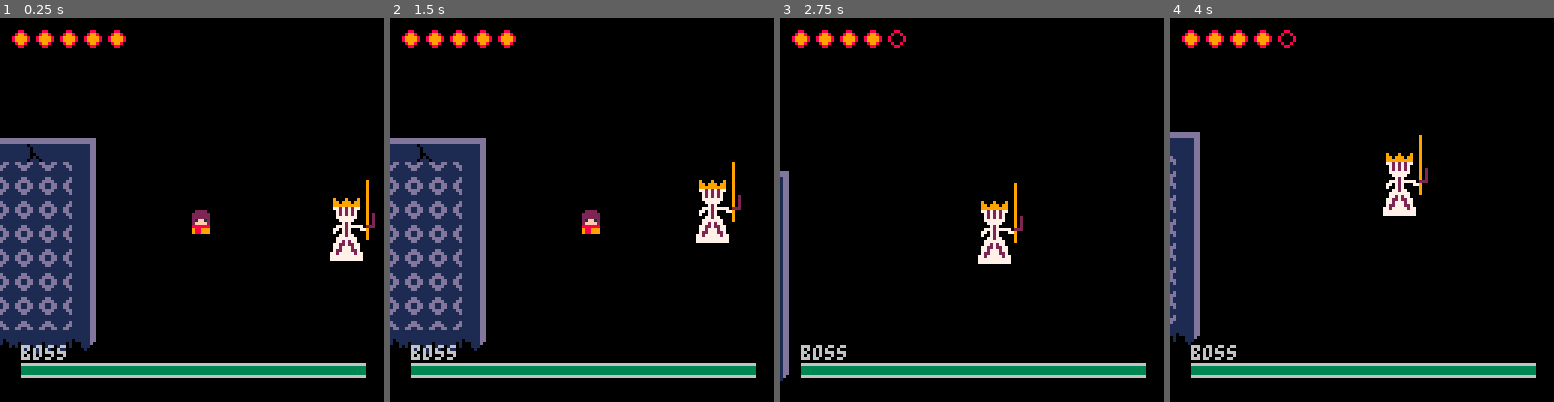
Above: before the commit, frames 1-4 (left to right).
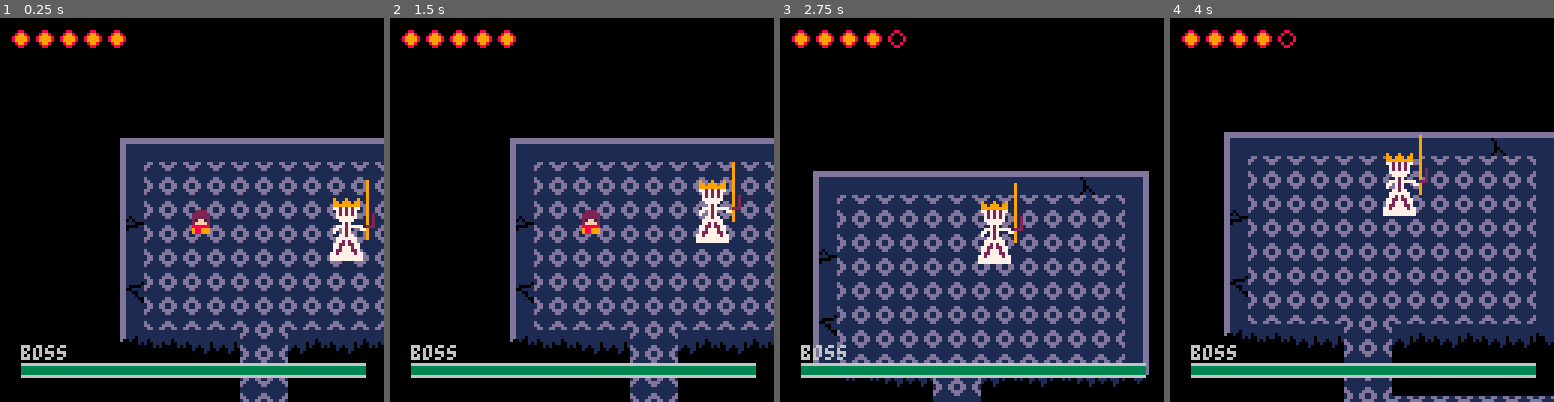
Above: after the commit, the same moments.

Repository: bombadil444/pico-realms
Game: PICO-8 cartridge realms.p8
Same seed, same stepped clock (60 frames per second), same inputs: the game is played once before the commit and once after it.
Inputs:
- Up to frame 1 (0.25 s): no input
- Up to frame 2 (1.5 s): tap X (X key) at 0.33, 1.07 s
- Up to frame 3 (2.75 s): hold Right 1.6-2.1 s; tap X (X key) at 1.85 s; hold Up 2.15-2.42 s; hold Right from 2.47 s (still down)
- Up to frame 4 (4 s): tap X (X key) at 2.97 s; release Right at 3.03 s; hold Left 3.08-3.58 s; hold Down 3.63-3.97 s

The runs differ from the first frame. In frame 1, 50% of the frame differs, in the area x 0-100%, y 31-100%; in frame 2, 50%; in frame 3, 45%; in frame 4, 52%, in the area x 0-100%, y 29-100%.

Commit message:
added hub area and 3 new boss rooms

Diff:
--- a/realms.p8
+++ b/realms.p8
@@ -590,226 +590,45 @@
 
 
 
-…(57 lines of a section not shown)…
 __gff__
-0000000101010101010000000000000000000000010101010100000000000000000000000000010000000000000000000000000000000202000000000000000000000000000000000000000000000000000000000000000000000000000000000000000000000000000000000000000000000000000000000000000000000000
+0100010101010101010000000000000000000100010101010100000000000000000000000000010000000000000000010000000000010202010101010101010100000000000000000000000000000000000000000000000000000000000000000000000000000000000000000000000000000000000000000000000000000000
 0000000000000000000000000000000000000000000000000000000000000000000000000000000000000000000000000000000000000000000000000000000000000000000000000000000000000000000000000000000000000000000000000000000000000000000000000000000000000000000000000000000000000000
 __map__
-0000000000000000000000000000000000000000000000000000000000000000000000000000000000000000000000000000000000000000000000000000000000000000000000000000000000000000000000000000000000000000000000000000000000000000000000000000000000000000000000000000000000000000
-0000000000000000000000000000000000000000000000000000000000000000000000000000000000000000000000000000000000000000000000000000000000000000000000000000000000000000000000000000000000000000000000000000000000000000000000000000000000000000000000000000000000000000
-1111111111000000000000000000000000000000000000000000000000000000000000000000000000000000000000000000000000000000000000000000000000000000000000000000000000000000000000000000000000000000000000000000000000000000000000000000000000000000000000000000000000000000
-0000000000000000000000000000000000000000000000000000000000000000000000000000000000000000000000000000000000000000000000000000000000000000000000000000000000000000000000000000000000000000000000000000000000000000000000000000000000000000000000000000000000000000
-0008030303030303030303031503050000000000000000000000000000000000000000000000000000000000000000000000000000000000000000000000000000000000000000000000000000000000000000000000000000000000000000000000000000000000000000000000000000000000000000000000000000000000
-0007010101010101010101010101040000000000000000000000000000000000000000000000000000000000000000000000000000000000000000000000000000000000000000000000000000000000000000000000000000000000000000000000000000000000000000000000000000000000000000000000000000000000
-0007010101010101010101010101040000000000000000000000000000000000000000000000000000000000000000000000000000000000000000000000000000000000000000000000000000000000000000000000000000000000000000000000000000000000000000000000000000000000000000000000000000000000
-0017010101010101010101010101040000000000000000000000000000000000000000000000000000000000000000000000000000000000000000000000000000000000000000000000000000000000000000000000000000000000000000000000000000000000000000000000000000000000000000000000000000000000
-0007010101010101010101010101040000000000000000000000000000000000000000000000000000000000000000000000000000000000000000000000000000000000000000000000000000000000000000000000000000000000000000000000000000000000000000000000000000000000000000000000000000000000
-0007010101010101010101010101040000000000000000000000000000000000000000000000000000000000000000000000000000000000000000000000000000000000000000000000000000000000000000000000000000000000000000000000000000000000000000000000000000000000000000000000000000000000
-0018010101010101010101010101040000000000000000000000000000000000000000000000000000000000000000000000000000000000000000000000000000000000000000000000000000000000000000000000000000000000000000000000000000000000000000000000000000000000000000000000000000000000
-0007010101010101010101010101040000000000000000000000000000000000000000000000000000000000000000000000000000000000000000000000000000000000000000000000000000000000000000000000000000000000000000000000000000000000000000000000000000000000000000000000000000000000
-0014161606061616061606160606130000000000000000000000000000000000000000000000000000000000000000000000000000000000000000000000000000000000000000000000000000000000000000000000000000000000000000000000000000000000000000000000000000000000000000000000000000000000
-0000000000000000000000000000000000000000000000000000000000000000000000000000000000000000000000000000000000000000000000000000000000000000000000000000000000000000000000000000000000000000000000000000000000000000000000000000000000000000000000000000000000000000
-0000000000000000000000000000000000000000000000000000000000000000000000000000000000000000000000000000000000000000000000000000000000000000000000000000000000000000000000000000000000000000000000000000000000000000000000000000000000000000000000000000000000000000
-0000000000000000000000000000000000000000000000000000000000000000000000000000000000000000000000000000000000000000000000000000000000000000000000000000000000000000000000000000000000000000000000000000000000000000000000000000000000000000000000000000000000000000
-0000000000000000000000000000000000000000000000000000000000000000000000000000000000000000000000000000000000000000000000000000000000000000000000000000000000000000000000000000000000000000000000000000000000000000000000000000000000000000000000000000000000000000
-0000000000000000000000000000000000000000000000000000000000000000000000000000000000000000000000000000000000000000000000000000000000000000000000000000000000000000000000000000000000000000000000000000000000000000000000000000000000000000000000000000000000000000
-0000000000000000000000000000000000000000000000000000000000000000000000000000000000000000000000000000000000000000000000000000000000000000000000000000000000000000000000000000000000000000000000000000000000000000000000000000000000000000000000000000000000000000
-0000000000000000000000000000000000000000000000000000000000000000000000000000000000000000000000000000000000000000000000000000000000000000000000000000000000000000000000000000000000000000000000000000000000000000000000000000000000000000000000000000000000000000
-0000000000000000000000000000000000000000000000000000000000000000000000000000000000000000000000000000000000000000000000000000000000000000000000000000000000000000000000000000000000000000000000000000000000000000000000000000000000000000000000000000000000000000
-0000000000000000000000000000000000000000000000000000000000000000000000000000000000000000000000000000000000000000000000000000000000000000000000000000000000000000000000000000000000000000000000000000000000000000000000000000000000000000000000000000000000000000
-0000000000000000000000000000000000000000000000000000000000000000000000000000000000000000000000000000000000000000000000000000000000000000000000000000000000000000000000000000000000000000000000000000000000000000000000000000000000000000000000000000000000000000
-0000000000000000000000000000000000000000000000000000000000000000000000000000000000000000000000000000000000000000000000000000000000000000000000000000000000000000000000000000000000000000000000000000000000000000000000000000000000000000000000000000000000000000
-0000000000000000000000000000000000000000000000000000000000000000000000000000000000000000000000000000000000000000000000000000000000000000000000000000000000000000000000000000000000000000000000000000000000000000000000000000000000000000000000000000000000000000
-0000000000000000000000000000000000000000000000000000000000000000000000000000000000000000000000000000000000000000000000000000000000000000000000000000000000000000000000000000000000000000000000000000000000000000000000000000000000000000000000000000000000000000
-0000000000000000000000000000000000000000000000000000000000000000000000000000000000000000000000000000000000000000000000000000000000000000000000000000000000000000000000000000000000000000000000000000000000000000000000000000000000000000000000000000000000000000
-0000000000000000000000000000000000000000000000000000000000000000000000000000000000000000000000000000000000000000000000000000000000000000000000000000000000000000000000000000000000000000000000000000000000000000000000000000000000000000000000000000000000000000
-0000000000000000000000000000000000000000000000000000000000000000000000000000000000000000000000000000000000000000000000000000000000000000000000000000000000000000000000000000000000000000000000000000000000000000000000000000000000000000000000000000000000000000
-0000000000000000000000000000000000000000000000000000000000000000000000000000000000000000000000000000000000000000000000000000000000000000000000000000000000000000000000000000000000000000000000000000000000000000000000000000000000000000000000000000000000000000
-0000000000000000000000000000000000000000000000000000000000000000000000000000000000000000000000000000000000000000000000000000000000000000000000000000000000000000000000000000000000000000000000000000000000000000000000000000000000000000000000000000000000000000
-0000000000000000000000000000000000000000000000000000000000000000000000000000000000000000000000000000000000000000000000000000000000000000000000000000000000000000000000000000000000000000000000000000000000000000000000000000000000000000000000000000000000000000
-…(130 lines of a section not shown)…
+0000000000000000000000000000000000000000000000000000000000000000000000000000000000000000000000000000000000000000005800000000000000003300000031000000000000000000000000000000000000000000000000000000000000000000000000000000000000000000000000000000000000000000
+00000000000000000000000000000000000000000000000000000000000000000000000000000101010101010101010101010101010101015959595900000000003d103838382b3e0000000000000000000000000000000000000000000000000000000000000000000000000000000000000000000000000000000000000000
+00000000000000000000000000000000000000000000000000000000000000000000000000000101010101010101010101010101454545015959595900000000003c121212123b350000000000000000000000000000000000000000000000000101010101010101010101010101010101010100000000000000000000000000
+00000000000000000000000000000000000000000000000000000000000000000000000000000101010101010101010101010145450145455959595900000000003c122c2d2e12350000000000000000000000000000000000000000000000000101010101010101010101010101010101010101000000000000000000000000
+00000000000000000000000000000000080303030303030303030315030500000000000000000101010106060606060606060645010101455959595900000000003c2c2e2c2d2e350000000000000000000000000000000000000000000000000101010101010101010101010101010101010101000000000000000000000000
+00000000000000000000000000000000070101010101010101010101010400000000000000000101010100000000000000000045010101455959595900000000313c1212121212353200000000000000000000000000000000000000000000000101010101010101010101010101010101010101000000000000000000000000
+0000000000000000000000000000000007010101010101010101010101040000000000000000010101010000000000000000004501010145595959590000003f113a1212121212392b3e000000000000000000000000000000000000000000000101010101010101010101010101010101010101000000000000000000000000
+000000000000000000000000000000001701010101010101010101010104000000000000000001010101000000000000000000010101010159595959002f381212121212121212123b39383e01010100000000000000000000000000000001010101010101010101010101010101010101010101000000000000000000000000
+0000000000000000000000000000000007010101010101010101010101040000000000000000010101010000000000000000000101010101595959590001010101010101010101010101010101010100000000000000000000000000010101000001010101010101010101010101010101010101010000000000000000000000
+0000000000000000000000000000000007010101010101010101010101040000000000000000010101010000000000000000000101010101595959595601010101010101010101010101010101010100000000000000000001010101010000000000000000000000000000000000000000000000000000000000000000000000
+0000000000000000000000000000000018010101010101010101010101040000000000000000010101010000000000000000000606060101435656005801010101010101010101010101010101010101010101010101010101000000000000000000000000000000000000000000000000000000000000000000000000000000
+0000000000000000000000000000000007010101010101010101010101040000000000000000010101010000000000000000000000000101010142435801010101010101010101010101010101010100000000000000000000000000000000000000000000000000000000000000000000000000000000000000000000000000
+0000000000000000000000000000000014161606060101061606160606130000000000000000010101010000000000000000000000000101010101546601010101010606160616010101010101010100000000000000000000000000000000000000000000000000000000000000000000000000000000000000000000000000
+0000000000000000000000000000000000000000000101000000000000000000000000000000010101010000000000000000000000000606010101010101010101160000000000060101010101010100000000000000000000000000000000000000000000000000000000000000000000000000000000000000000000000000
+0000000000000000000000000000000000000000000101000000000000000000000000000000010101010000000000000000000000000000060601010101010106000000000000001601010101010100000000000000000000000000000000000000000000000000000000000000000000000000000000000000000000000000
+0000000000000000000000000000000000000000000101010101010101010101010101010101010101010000000000000000000000000000000006060101010100000000000000000001010101010100000000000000000000000000000000000000000000000000000000000000000000000000000000000000000000000000
+0000000000000000000000000000000000000000000101010101010101010101010101010101010101010000000000000000000000000000000000000101010101000000000000000101010101010100000000000000000000000000000000000000000000000000000000000000000000000000000000000000000000000000
+0000000000000000000000000000000000000000000606060606060606060606060606060606060606060000000000000000000000000000000000000101010101010000000000010101010101010101000000000000000000000000000000000000000000000000000000000000000000000000000000000000000000000000
+0000000000000000000000000000000000000000000000000000000000000000000000000000000000000000000000000000000000000000000000000101010101010101010101010101010101010101000000000000000000000000000000000000000000000000000000000000000000000000000000000000000000000000
+0000000000000000000000000057005757000000000000000000000000000000000000005757575757575757575757575757575757570000000000000101010101010101010101010101010101010101000000000000000000000000000000000000000000000000000000000000000000000000000000000000000000000000
+0000000000575757575757575757575757575757575757575757575757575757575757575757575757575757575757575757575757575757575701010101010101010101010101010101010101010101000000000000000000000000000000000000000000000000000000000000000000000000000000000000000000000000
+0000000000575757575757575757575757575757575757575757575757575757575757575757575757575757575757575757575757575757010101010101010101010101010101010101010101010101010100000000000000000000000000000000000000000000000000000000000000000000000000000000000000000000
+0000000000575757575757575757575757575757575757575757575757575757575757575757575757575757575757575757575757575757010101010606060606060606060606060606060606060601010101010000000000000000000000000001010101010101010101010101010101010101000000000000000000000000
+0000000000575757575757575757575757575757575757575757575757575757575757575757575757575757575757575757575757575700010100000000000000000000000000000000000000000000000101010100000000000000000000000001010101010101010101010101010101010101000000000000000000000000
+0000000000010101010101010101010101010101010101010101010101010101010101010101010101010101010101010101010101010101010100000000000000000000000000000000000000000000000000010101010100000000000000000001010101010101010101010101010101010101000000000000000000000000
+0000000000010101010101010101010101010101010101010101000000000000000000000000000000000000000000000000000000000000000000000000000000000000000000000000000000000000000000000101010101010101010001010001010101010101010101010101010101010101000000000000000000000000
+0000000000010101010101010101010101010101010101010101000000000000000000000000000000000000000000000000000000000000000000000000000000000000000000000000000000000000000000000001010101010101010101010101010101010101010101010101010101010101000000000000000000000000
+0000000000010101010101010101010101010101010101010101000000000000000000000000000000000000000000000000000000000000000000000000000000000000000000000000000000000000000000000000000000010101010101010101010101010101010101010101010101010101000000000000000000000000
+0000000000010101010101010101010101010101010101010101000000000000000000000000000000000000000000000000000000000000000000000000000000000000000000000000000000000000000000000000000000000000000000000001010101010101010101010101010101010101000000000000000000000000
+0000000000010101010101010101010101010101010101010101000000000000000000000000000000000000000000000000000000000000000000000000000000000000000000000000000000000000000000000000000000000000000000000000010101010101010101010101010101010101000000000000000000000000
+0000000000010101010101010101010101010101010101010101010000000000000000000000000000000000000000000000000000000000000000000000000000000000000000000000000000000000000000000000000000000000000000000000000000000000000000000000000000000000000000000000000000000000
+0000000000010101010101010101010101010101010101010101010000000000000000000000000000000000000000000000000000000000000000000000000000000000000000000000000000000000000000000000000000000000000000000000000000000000000000000000000000000000000000000000000000000000
+…(6 lines of a section not shown)…
Not shown, changed: 102 lines of the sprite sheet (__gfx__) section of realms.p8
Not shown, changed: the music (__music__) section of realms.p8
Not shown, changed: the sound effects (__sfx__) section of realms.p8
